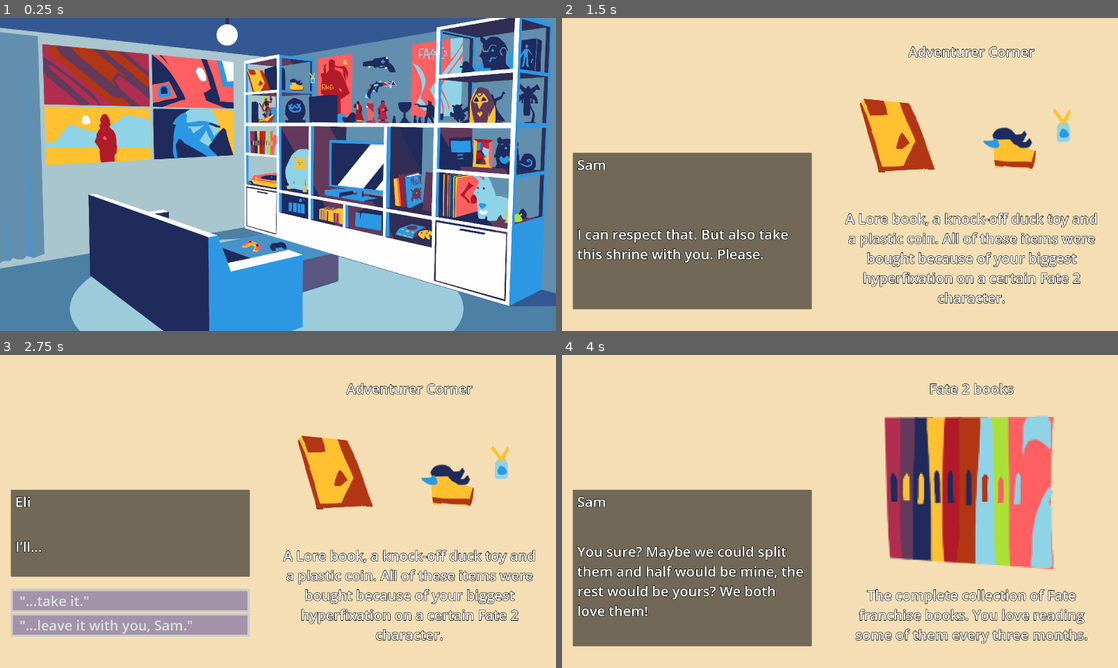
Above: before the commit, frames 1-4 (two rows, left to right).
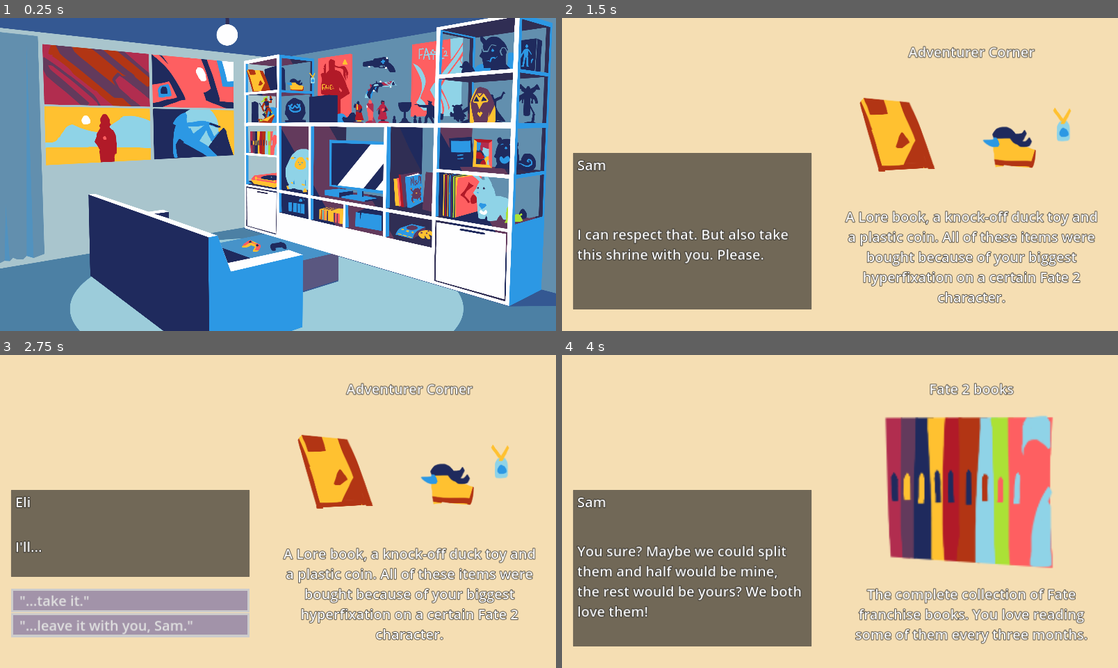
Above: after the commit, the same moments.

Repository: milana-94888u/by-the-shelf
Game: Godot game, scene res://src/scenes/room/room.tscn
Two runs of this game, one before a commit and one after it. Both use one fixed random seed, a clock stepped at 60 frames per second and the inputs below.
Inputs (mouse positions are in pixels of both pictures, inside the frame that each line leads up to):
- Up to frame 1 (0.25 s): no input
- Up to frame 2 (1.5 s): tap Enter (ui_accept) at 0.5, 0.77, 1.25 s; move the mouse to (845, 80) at 0.52 s; click (845, 80) at 0.67 s; move the mouse to (701, 111) at 1.27 s; click (701, 111) at 1.42 s
- Up to frame 3 (2.75 s): tap Enter (ui_accept) at 1.52, 2 s; move the mouse to (266, 448) at 2.02 s; click (266, 448) at 2.17 s
- Up to frame 4 (4 s): click "'...take it.'" at 2.75 s; tap Enter (ui_accept) at 3.5, 3.77 s; move the mouse to (828, 480) at 3.52 s; click (828, 480) at 3.67 s

The runs differ from the first frame. In frame 1, 2.4% of the frame differs, in the area x 0-100%, y 0-100%; in frame 2, 6.2%; in frame 3, 5.6%; in frame 4, 6.8%, in the area x 1-95%, y 8-94%.

Commit message:
add editing item resource in runtime

Diff:
--- a/project.godot
+++ b/project.godot
@@ -24,7 +24,7 @@
 
 window/size/viewport_width=2560
 window/size/viewport_height=1440
-window/stretch/mode="viewport"
+window/stretch/mode="canvas_items"
 
 [input]
 
@@ -39,6 +39,5 @@
 
 [rendering]
 
-textures/canvas_textures/default_texture_filter=0
 renderer/rendering_method="gl_compatibility"
 renderer/rendering_method.mobile="gl_compatibility"
--- a/src/resources/item_data.gd
+++ b/src/resources/item_data.gd
@@ -1,11 +1,18 @@
+@tool
 class_name ItemData
 extends Resource
 
 
 @export_category("Appearance")
-@export var item_texture: Texture2D
+@export var item_texture: Texture2D:
+	set(new_texture):
+		item_texture = new_texture
+		emit_changed()
 @export var item_closeup_texture: Texture2D
-@export var item_collision: Shape2D
+@export var item_collision: Shape2D:
+	set(new_collision):
+		item_collision = new_collision
+		emit_changed()
 
 @export_category("Description")
 @export var item_name: String
--- a/src/scenes/items/item.gd
+++ b/src/scenes/items/item.gd
@@ -18,6 +18,10 @@
 		collision_shape.shape = item_data.item_collision
 
 @export var item_dialog: ItemDialog
+
+
+func _ready() -> void:
+	item_data.changed.connect(set.bind("item_data", item_data))
 
 
 func _enter_tree() -> void:
